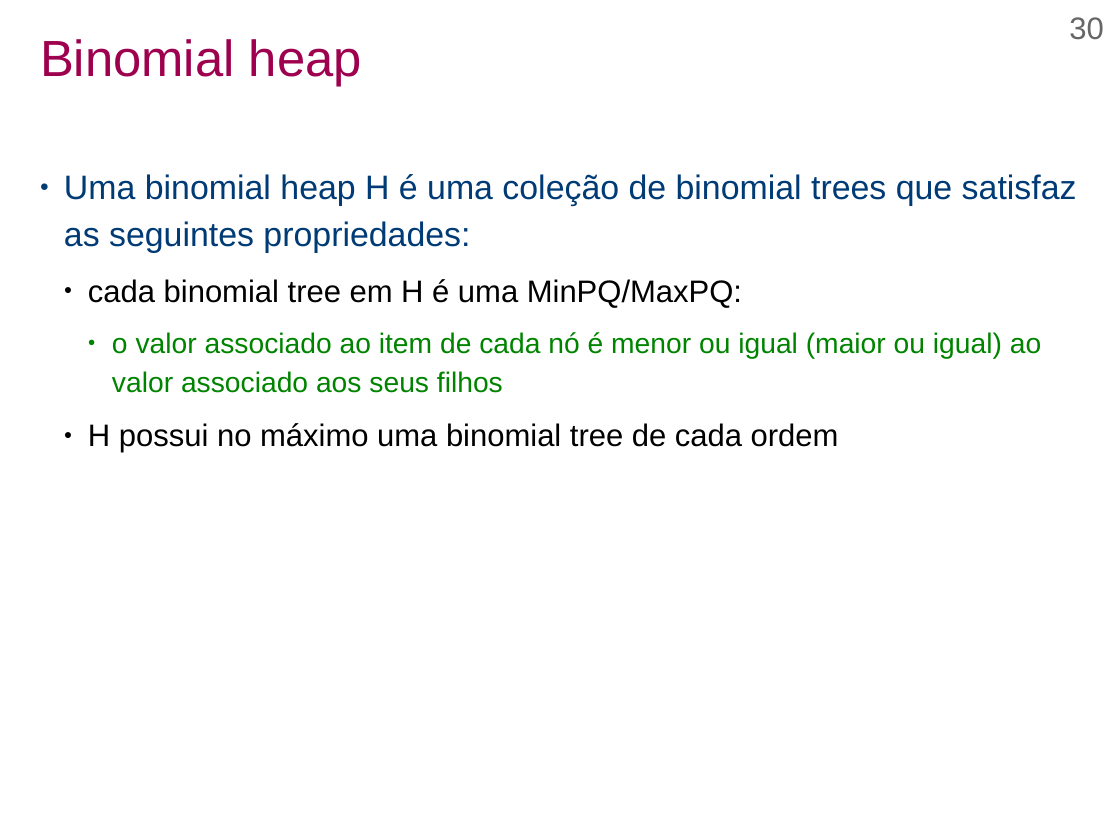
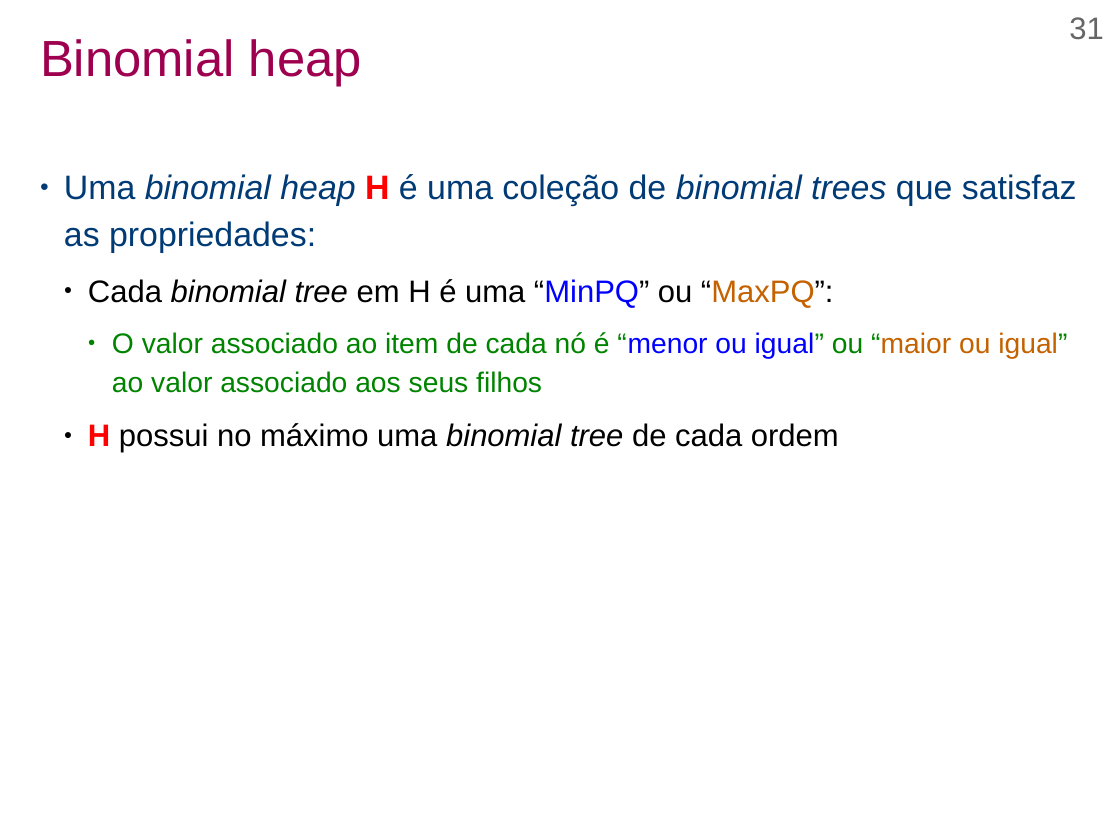
Before and after one commit to efurlanm/teaching, a slide deck: slide 31 of aed/AED-U2S3-Heap.odp (slide 30 before the commit). Drawn at 1120x840 pixels with LibreOffice and Linux fonts; fonts in the diff are those of the drawing. Boxes give left, top, right and bottom in pixels: in the first picture for what was removed or moved away, otherwise in the second. Text is boxed around its words. In the diff, an @@ line names an element or a change of style, - is before the commit and + after.

```diff
--- a/aed/AED-U2S3-Heap.odp
+++ b/aed/AED-U2S3-Heap.odp
@@ page number at (1069, 17, 1103, 40): text changed @@
-30
+31
@@ text at (64, 174, 1077, 393): text changed; text colour #008400 to #003B76 @@
-● Uma binomial heap H é uma coleção de binomial trees que satisfaz as seguintes propriedades:
-  ● cada binomial tree em H é uma MinPQ/MaxPQ:
-    ● o valor associado ao item de cada nó é menor ou igual (maior ou igual) ao valor associado aos seus filhos
+● Uma binomial heap H é uma coleção de binomial trees que satisfaz as propriedades:
+  ● Cada binomial tree em H é uma “MinPQ” ou “MaxPQ”:
+    ● O valor associado ao item de cada nó é “menor ou igual” ou “maior ou igual” ao valor associado aos seus filhos
@@ text at (88, 423, 839, 453): text colour #000000 to #FF0000, bold on in "H"; italic on in "binomial tree" @@
```
Also in this commit, not shown: 20 other slides changed, 4 slides added, 4 slides removed, 3 other files.
